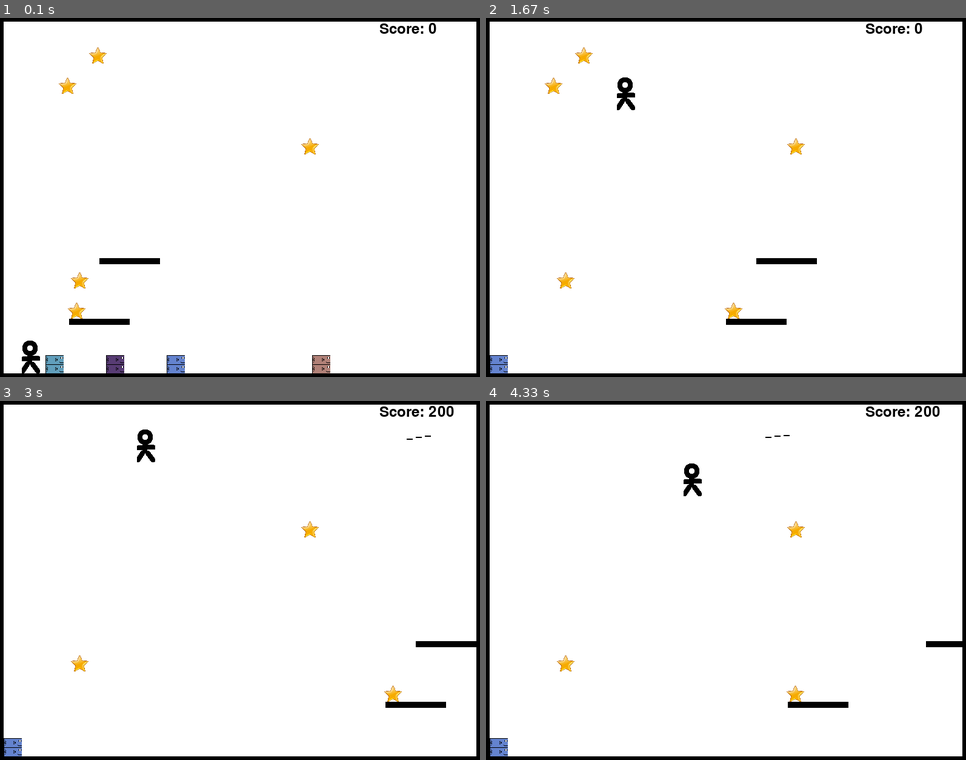
Above: before the commit, frames 1-4 (two rows, left to right).
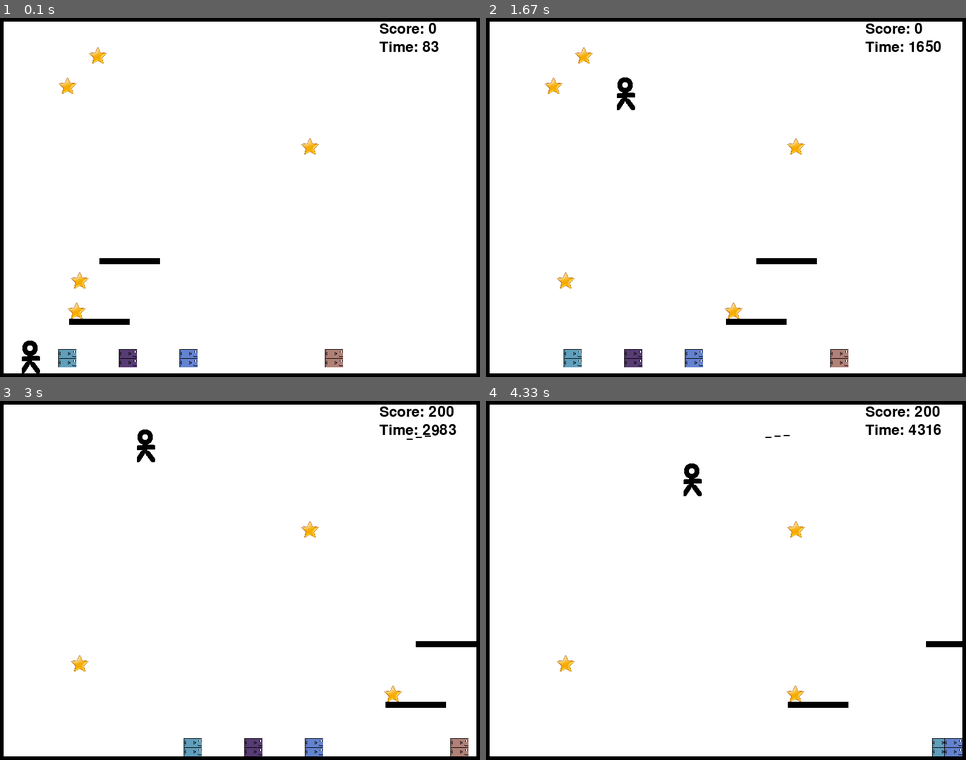
Above: after the commit, the same moments.

Repository: nkudeba/pygame-platform-evolution
Game: pygame game, started from platformer.py
Same seed, same stepped clock (60 frames per second), same inputs: the game is played once before the commit and once after it.
Inputs:
- Up to frame 1 (0.1 s): no input
- Up to frame 2 (1.67 s): hold Right 0.33-0.8 s; hold Right 0.83-1.3 s; tap Space at 0.9, 1.2, 1.4 s; tap S at 0.98 s; hold Left from 1.33 s (still down)
- Up to frame 3 (3 s): tap Space at 1.7, 1.97, 2.27, 2.4, 2.7 s; release Left at 1.87 s; hold Left 1.9-2.3 s; hold Right 2.33-2.97 s; tap S at 2.48 s
- Up to frame 4 (4.33 s): hold Left 3-3.47 s; tap Space at 3.07, 3.37, 3.57, 3.87, 4.07 s; hold Right 3.5-3.97 s; hold Right from 4 s (still down); tap S at 4.15 s

The runs differ from the first frame. In frame 1, 1.5% of the frame differs, in the area x 9-92%, y 6-99%; in frame 2, 1.2%; in frame 3, 1.2%; in frame 4, 0.7%.

Commit message:
Update platformer.py

Diff:
--- a/platformer.py
+++ b/platformer.py
@@ -30,6 +30,7 @@
         picture = pygame.image.load('player2.png')  # load the star image
         self.image = pygame.transform.scale(picture, (30.2, 55.9))
         self.rect = self.image.get_rect()
+        self.elapsedTime = pygame.time.get_ticks()
         self.rect.x = x
         self.rect.y = y
         self.velocity = [0, 0]
@@ -40,6 +41,7 @@
         self.rect.x += self.velocity[0]
         self.rect.y += self.velocity[1]
         self.velocity[1] += 1  # Gravity
+        self.elapsedTime = pygame.time.get_ticks()
 
 class Fish(pygame.sprite.Sprite):
     def __init__(self, x, y, velocity = [0, 0], name = fish_count + 1):
@@ -51,6 +53,7 @@
         picture = pygame.image.load('fish_image.png')  # load the fish image
         fishWidth = 30
         fishHeight = 30
+        self.elapsedTime = pygame.time.get_ticks()
         self.image = pygame.transform.scale(picture, (fishWidth, fishHeight))
         self.rect = self.image.get_rect()
         self.rect.x = x
@@ -67,11 +70,22 @@
         self.velocity[0] += xvel
         self.velocity[1] += yvel
 
-    def update(self):
-        self.automate_movement()
+    c1ax = random.randint (-5, 5) * 0.001
+    c2ax = random.randint (-5, 5) * 0.001
+    c3ax = random.randint (-5, 5) * 0.001
+    c1ay = random.randint (-5, 5) * 0.001
+    c2ay = random.randint (-5, 5) * 0.001
+    c3ay = random.randint (-5, 5) * 0.001
+    print(str(c1ax) + " " + str(c2ax) + " " + str(c3ax) + " " + str(c1ay) + " " + str(c2ay) + " " + str(c3ay))
+
+    def update(self, c1ax = c1ax, c2ax = c2ax, c3ax = c3ax, c1ay = c1ay, c2ay = c2ay, c3ay = c3ay):
+        # self.automate_movement()
+        t = self.elapsedTime = pygame.time.get_ticks() / 100
+        self.velocity[0] = c1ax * t * t + c2ax * t * c3ax
+        self.velocity[1] = c1ay * t * t + c2ay * t + c3ay
         self.rect.x += self.velocity[0]
         self.rect.y += self.velocity[1]
-        self.velocity[1] += 1  # Gravity
+        # self.velocity[1] += 1  # Gravity
 
 class Projectile(pygame.sprite.Sprite):
     def __init__(self, x, y, velocity = [4, 0]):
@@ -302,6 +316,8 @@
     for projectile in projectiles:
         screen.blit(projectile.image, projectile.rect)
     score_text = font.render("Score: " + str(stickman.score), True, Text_Color)
+    time_text = font.render("Time: " + str(stickman.elapsedTime), True, Text_Color)
     screen.blit(score_text, (WIDTH - 170, 10))
+    screen.blit(time_text, (WIDTH - 170, 40))
     pygame.display.flip()
     clock.tick(FPS)
